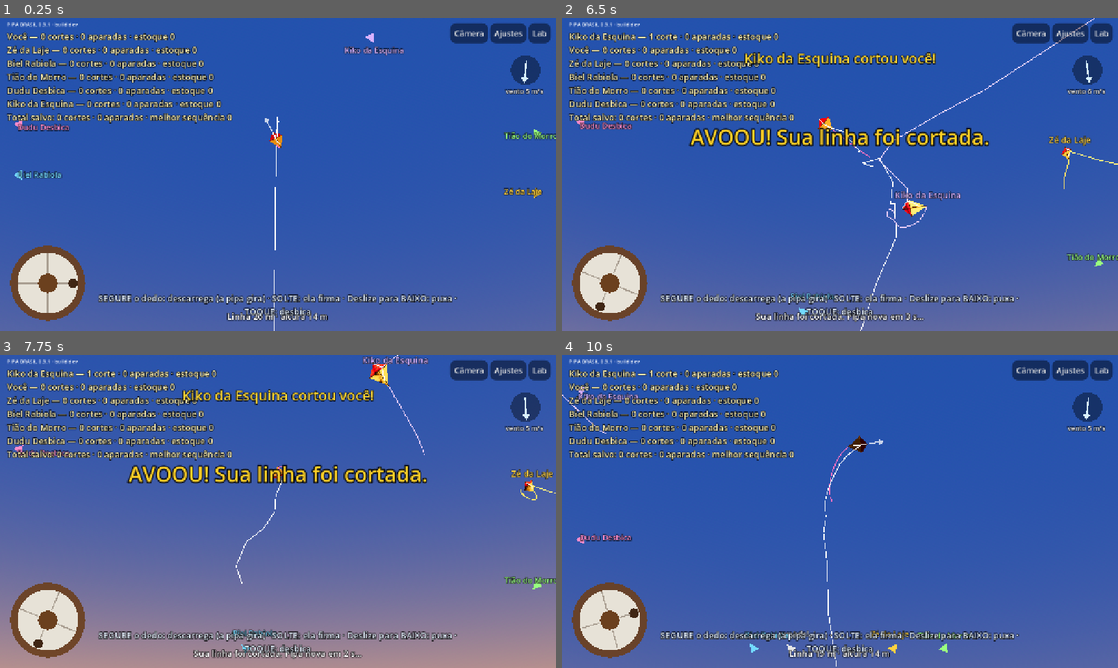
Above: before the commit, frames 1-4 (two rows, left to right).
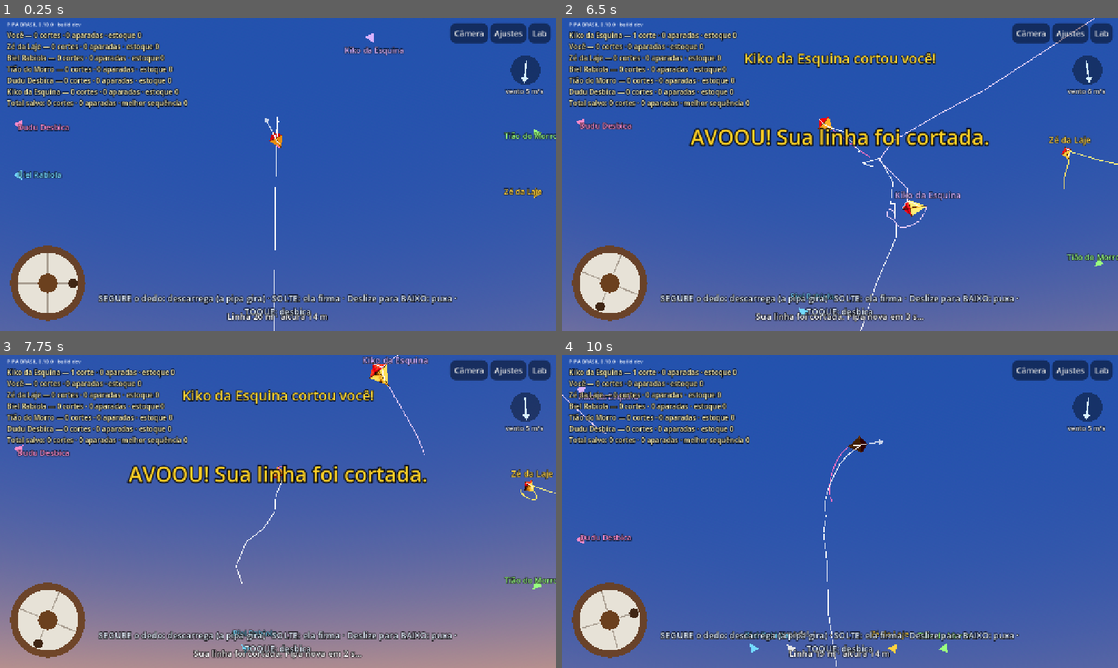
Above: after the commit, the same moments.

Repository: lucaskaeller201-ui/Pipa-Brasil
Game: Godot game, scene res://scenes/main/main.tscn
The game is run twice, just before and just after one commit, with the same random seed, the same clock (stepped at 60 frames per second) and the same inputs.
Inputs (mouse positions are in pixels of both pictures, inside the frame that each line leads up to):
- Up to frame 1 (0.25 s): no input
- Up to frame 2 (6.5 s): tap Enter at 0.5 s; move the mouse to (962, 158) at 0.52 s; hold W 0.53-1.25 s; tap Z at 0.6, 3.6 s; click (962, 158) at 0.67 s; tap Space at 0.77, 3.77 s; drag from (728, 190) to (812, 237) at 1.27 s; move the mouse to (895, 105) at 2.02 s; hold W 2.03-2.75 s; tap Q at 2.1, 5.1 s; drag from (812, 237) to (673, 127) at 2.77 s; move the mouse to (1006, 221) at 3.52 s; hold A 3.53-4.25 s; drag from (673, 127) to (756, 96) at 4.27 s; move the mouse to (867, 174) at 5.02 s; hold S 5.03-5.75 s; click (867, 174) at 5.17 s; drag from (756, 96) to (728, 190) at 5.77 s
- Up to frame 3 (7.75 s): move the mouse to (400, 495) at 6.52 s; hold W 6.53-7.25 s; tap Z at 6.6 s; tap Space at 6.77 s; drag from (166, 527) to (250, 574) at 7.27 s
- Up to frame 4 (10 s): move the mouse to (895, 442) at 8.02 s; hold S 8.03-8.75 s; tap Q at 8.1 s; drag from (812, 574) to (673, 464) at 8.77 s; move the mouse to (1006, 558) at 9.52 s; hold W from 9.53 s (still down); tap Z at 9.6 s; click (1006, 558) at 9.67 s; tap Space at 9.77 s

The runs differ from the first frame. In frame 1, 6.4% of the frame differs, in the area x 1-42%, y 1-34%; in frame 2, 6.3%; in frame 3, 6.2%; in frame 4, 6.3%.

Commit message:
0.10.0: placar menor, lista dos pedidos do Lucas, changelog
Co-Authored-By: Claude Opus 5.5 <noreply@anthropic.com>
Claude-Session: https://claude.ai/code/session_01VcBVPpGPHbKMkWY2F5CwiY

Diff:
--- a/game/match/livre.gd
+++ b/game/match/livre.gd
@@ -402,7 +402,7 @@
 	_sobreposicao.draw.connect(_desenhar_sobreposicao)
 	raiz.add_child(_sobreposicao)
 
-	_placar = _rotulo(raiz, 20, Color(1.0, 0.95, 0.7), HORIZONTAL_ALIGNMENT_LEFT)
+	_placar = _rotulo(raiz, 16, Color(1.0, 0.95, 0.7), HORIZONTAL_ALIGNMENT_LEFT)
 	_placar.position = Vector2(16.0, 28.0)
 	_info = _rotulo(raiz, 20, Color.WHITE, HORIZONTAL_ALIGNMENT_CENTER)
 	_info.set_anchors_preset(Control.PRESET_CENTER_BOTTOM)
--- a/project.godot
+++ b/project.godot
@@ -7,7 +7,7 @@
 
 config/name="PIPA BRASIL"
 config/description="Simulador brasileiro de pipas em 3D"
-config/version="0.9.1"
+config/version="0.10.0"
 run/main_scene="res://scenes/main/main.tscn"
 config/features=PackedStringArray("4.7", "Mobile")
 config/icon="res://icon.svg"
Not shown, changed: export_presets.cfg
Not shown, changed: docs/changelog.md
Not shown, added: docs/pedidos-do-lucas.md
